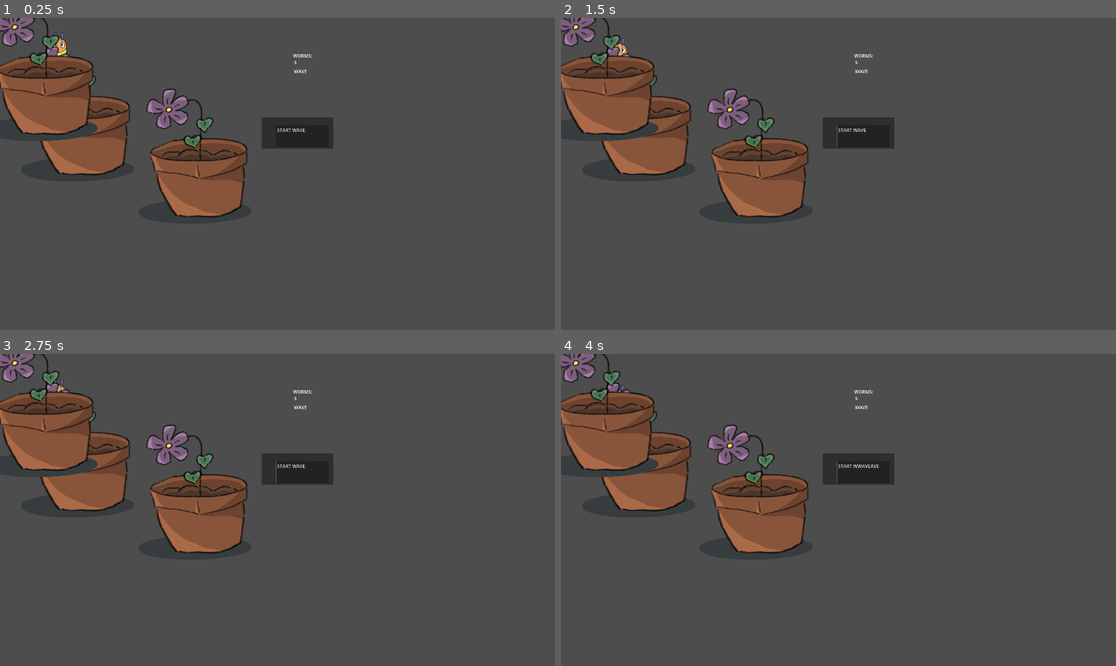
Above: before the commit, frames 1-4 (two rows, left to right).
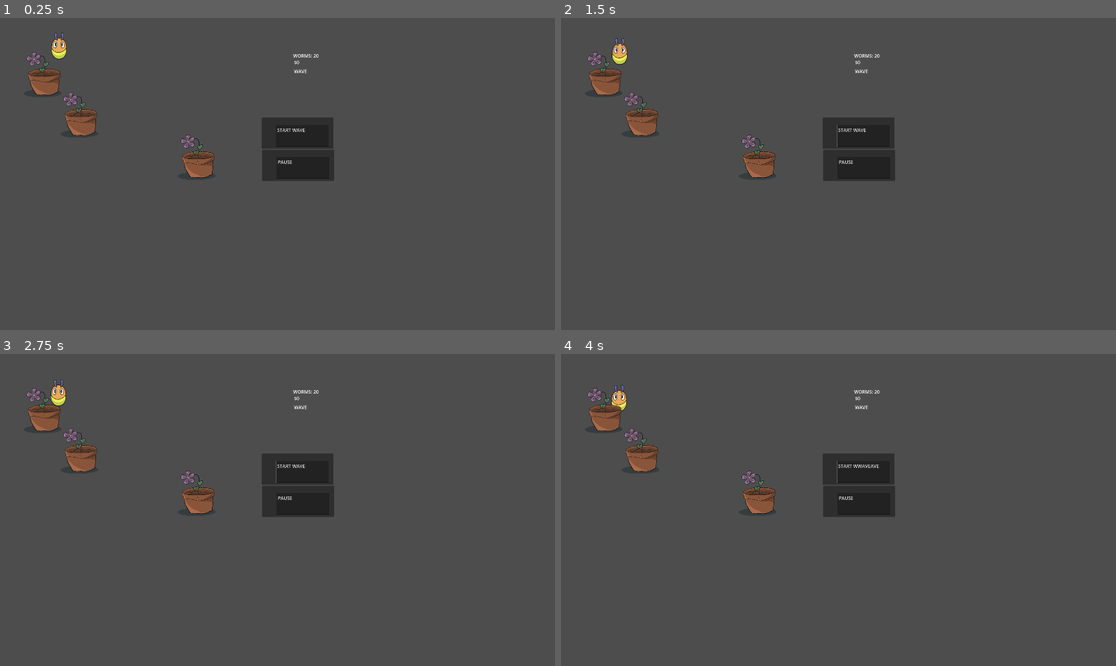
Above: after the commit, the same moments.

Repository: 100-Devs-1-Game/MossyMarchDefense
Game: Godot game, scene res://game/debug/debug_pathing.tscn
Same seed, same stepped clock (60 frames per second), same inputs: the game is played once before the commit and once after it.
Inputs (mouse positions are in pixels of both pictures, inside the frame that each line leads up to):
- Up to frame 1 (0.25 s): no input
- Up to frame 2 (1.5 s): click (860, 164) at 0.52 s; click (860, 133) at 1.25 s
- Up to frame 3 (2.75 s): click (299, 469) at 2 s
- Up to frame 4 (4 s): click (860, 469) at 2.75 s; type "WAVE" at 3.5 s

The runs differ from the first frame. In frame 1, 12% of the frame differs, in the area x 0-61%, y 0-65%; in frame 2, 12%; in frame 3, 12%; in frame 4, 12%.
Error before the commit: Invalid access to property or key 'pressed' on a base object of type 'Nil'. (res://game/level/level_manager.gd:37)

Commit message:
Fix debug pathing scene

Diff:
--- a/src/game/debug/debug_pathing.tscn
+++ b/src/game/debug/debug_pathing.tscn
@@ -43,11 +43,12 @@
 
 [node name="Enemies" type="Node2D" parent="." groups=["enemies_group"]]
 
-[node name="LevelManager" parent="." node_paths=PackedStringArray("first_path_node", "enemy_spawner", "wave_start_button", "worms", "player_money_label", "wave_counter", "worm_spawn_node", "worm_path_node") instance=ExtResource("3_gsljs")]
+[node name="LevelManager" parent="." node_paths=PackedStringArray("first_path_node", "enemy_spawner", "wave_start_button", "pause_button", "worms", "player_money_label", "wave_counter", "worm_spawn_node", "worm_path_node") instance=ExtResource("3_gsljs")]
 player_worms = 20
 first_path_node = NodePath("../PathNode")
 enemy_spawner = NodePath("../EnemySpawner")
 wave_start_button = NodePath("../WaveStart")
+pause_button = NodePath("../Pause")
 worms = NodePath("../Worms")
 player_money_label = NodePath("../PlayerMoney")
 wave_counter = NodePath("../WaveCounter")
@@ -77,18 +78,30 @@
 
 [node name="debug_tower" parent="." instance=ExtResource("4_c0637")]
 position = Vector2(294, 313)
+scale = Vector2(1, 1)
 
 [node name="debug_tower2" parent="." instance=ExtResource("4_c0637")]
 position = Vector2(167, 173)
+scale = Vector2(1, 1)
 
 [node name="debug_tower3" parent="." instance=ExtResource("4_c0637")]
 position = Vector2(700, 459)
+scale = Vector2(1, 1)
 
 [node name="WaveStart" parent="." instance=ExtResource("7_y7ob1")]
 offset_left = 921.0
 offset_top = 319.0
 offset_right = 1170.0
 offset_bottom = 427.0
+
+[node name="Pause" parent="." instance=ExtResource("7_y7ob1")]
+offset_left = 923.0
+offset_top = 430.0
+offset_right = 1172.0
+offset_bottom = 538.0
+
+[node name="TextEdit" parent="Pause" index="0"]
+text = "PAUSE"
 
 [node name="Worms" type="Label" parent="."]
 offset_left = 1030.0
@@ -110,3 +123,5 @@
 offset_right = 1078.0
 offset_bottom = 170.0
 text = "WAVE"
+
+[editable path="Pause"]
